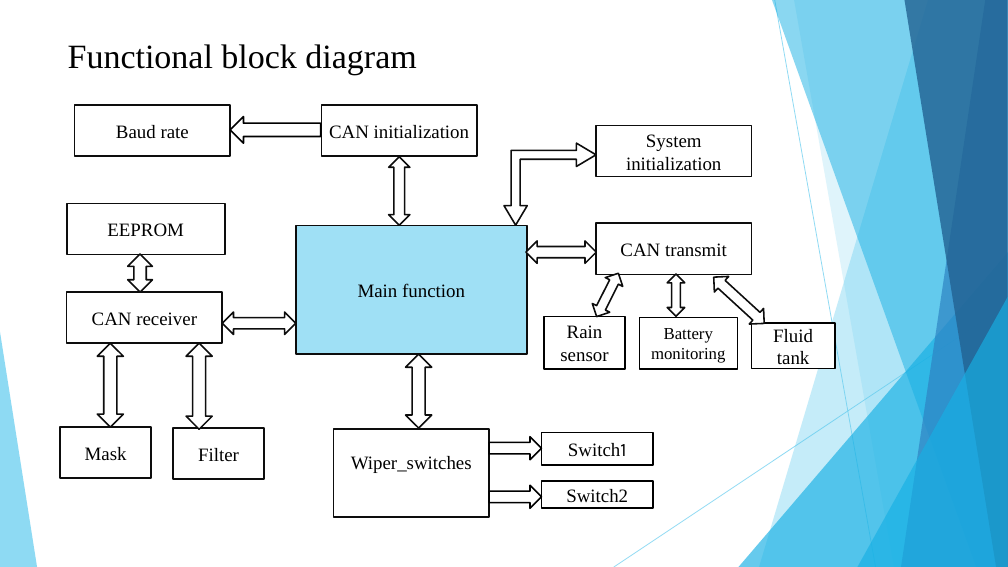
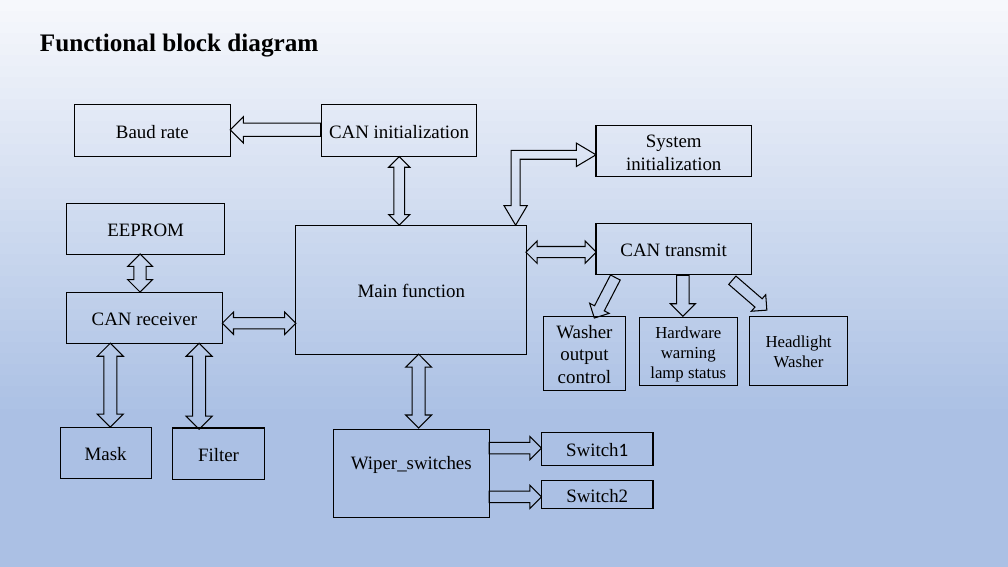
Before and after one commit to SKUP-BATCH4/TEAM-1_WIPER-AND-WASHER, a slide deck: slide 8 of WIPER_AND_WASHER10.pptx (slide 6 before the commit). Drawn at 1008x567 pixels with LibreOffice and Linux fonts; fonts in the diff are those of the drawing. Boxes give left, top, right and bottom in pixels: in the first picture for what was removed or moved away, otherwise in the second. Text is boxed around its words. In the diff, an @@ line names an element or a change of style, - is before the commit and + after.

```diff
--- a/WIPER_AND_WASHER10.pptx
+++ b/WIPER_AND_WASHER10.pptx
@@ background #FFFFFF to gradient #F6F8FC to #ABC0E4 to #C7D5ED @@
@@ title "Functional block diagram": place and size @@
-title "Functional block diagram" at [60, 31, 771, 79]
+title "Functional block diagram" at [40, 33, 318, 57]
@@ title "Functional block diagram" at [40, 33, 318, 57]: size 32.4 to 24 pt, bold on; line spacing 1 to 0.9; vertical alignment top to middle; fill #FFFFFF to none; outline #FFFFFF 0.75 pt to none @@
@@ rectangle "Main function" at [296, 226, 527, 355]: fill #9FE0F5 to none; outline #0D0D0D 1.5 pt to #000000 1 pt @@
@@ fill #FFFFFF to none; outline #0D0D0D 1.5 pt to #000000 1 pt in 17 elements at [596, 126, 752, 177], [321, 105, 477, 157], [75, 105, 231, 157], [596, 223, 752, 274], [67, 292, 222, 343], [173, 428, 265, 479], [60, 427, 151, 479], [333, 430, 489, 517], [67, 203, 225, 255], [389, 157, 410, 225], [504, 143, 597, 225], [405, 354, 432, 428], [186, 343, 212, 430], [98, 343, 124, 427], [223, 312, 296, 335], [526, 241, 596, 264], [128, 254, 153, 292] @@
@@ up down arrow removed at [588, 269, 628, 321] @@
@@ right arrow added at [585, 272, 625, 323], outline #000000 1 pt @@
@@ up down arrow removed at [668, 274, 685, 317] @@
@@ right arrow added at [670, 276, 695, 316], outline #000000 1 pt @@
@@ up down arrow removed at [707, 270, 772, 332] @@
@@ right arrow added at [725, 272, 774, 318], outline #000000 1 pt @@
@@ fill #FFFFFF to none; outline #000000 1.5 pt to #000000 1 pt in 6 elements at [541, 481, 653, 508], [231, 116, 321, 143], [489, 437, 541, 460], [489, 485, 541, 508], [640, 318, 738, 386], [544, 316, 625, 390] @@
@@ rectangle "Washer output control": place and size @@
-rectangle "Washer output control" at [544, 316, 625, 368]
+rectangle "Washer output control" at [544, 316, 625, 390]
@@ text in rectangle at [556, 325, 612, 383]: text changed @@
-Rain sensor
+Washer output control
@@ rectangle "Hardware warning lamp status": place and size @@
-rectangle "Hardware warning lamp status" at [640, 318, 738, 369]
+rectangle "Hardware warning lamp status" at [640, 318, 738, 386]
@@ text in rectangle at [650, 326, 726, 382]: text changed @@
-Battery monitoring
+Hardware warning lamp status
@@ rectangle added at [750, 317, 848, 385], outline #000000 1 pt, 16 pt, text #000000 @@
+Headlight Washer
@@ rectangle removed at [752, 324, 835, 369] @@
-Fluid tank
@@ group removed at [0, 0, 1008, 567]: 5 freeform shapes, 3 triangles, 2 lines @@
@@ rectangle "Switch1" at [541, 433, 653, 465]: font Karla to Calibri in "Switch1"; fill #FFFFFF to none; outline #000000 1.5 pt to #000000 1 pt @@
```
Also in this commit, not shown: 12 other slides changed, 3 slides added.
